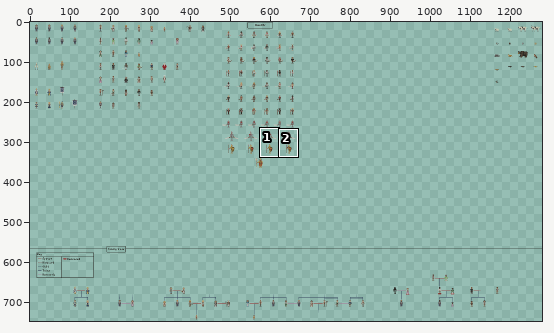
Two versions of one sprite sheet, Assets/Development/Dev_Characters/CharacterSheet.png. Above, an overview of the earlier version with the close-up marked.
Close-up. First the earlier version:
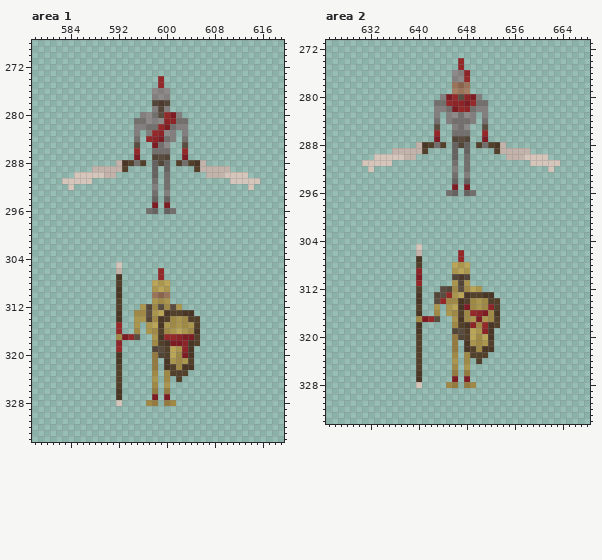
The file is 1280x1280 pixels. Colours within 5 levels of each other are drawn and written as one. Shown: area 1: x 578..619, y 268..334; area 2: x 625..668, y 271..334. The wide view leaves out empty margins. The commit also changed other parts of the picture, which this record leaves out.
Once edited:
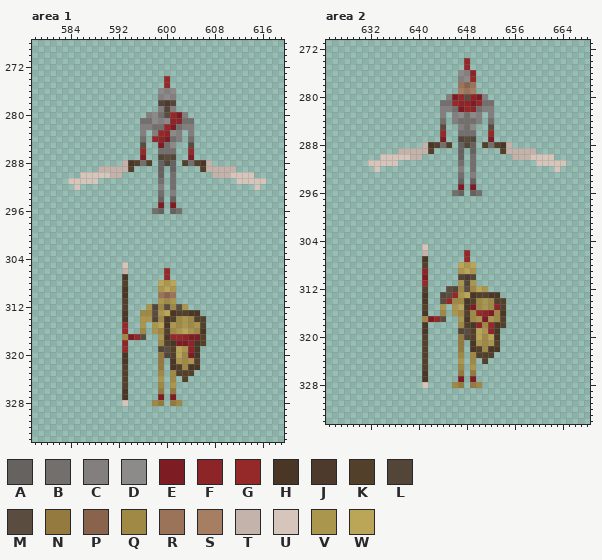
Palette (. is transparent): A #656260  B #726f6d  C #827f7e  D #8d8b8a  E #7e1c24  F #8d2428  G #952828  H #493625  J #4e3a2d  K #52402a  L #534639  M #5a4c3f  N #957a3f  P #8a634d  Q #a08845  R #9b7359  S #a67e61  T #c4b3ab  U #d5c5bb  V #ab964d  W #baa656
From old to new:
Area 1:
y 274..275: x 599..600 G. -> .G
y 276: x 598..601 DCD. -> .DCD
y 277: x 598..601 CDC. -> .CDC
y 278: x 598..601 LJL. -> .LJL
y 279: x 598..601 CLC. -> .CLC
y 280: x 596..603 CDBMGEC. -> .CDBMGEC
y 281: x 595 B -> .; x 597..600 DCDF -> BDCD; x 602 B -> F; x 604 . -> B
y 282: x 595 C -> .; x 597 B -> C; x 599..602 GEBC -> BGEB; x 604 . -> C
y 283: x 595..604 C.CGFDC.C. -> .C.CGFDC.C
y 284: x 595..604 B.GFEBC.B. -> .B.GFEBC.B
y 285: x 595..596 M. -> .M; x 598..601 EBD. -> .EBD; x 603..604 M. -> .M
y 286: x 595..596 G. -> .G; x 598 B -> .; x 601 . -> B; x 603..604 G. -> .G
y 287: x 595..596 E. -> .E; x 598..601 LML. -> .LML; x 603..604 E. -> .E
y 288: x 592..607 THKBK.ALA.KBKHT. -> .THKBK.ALA.KBKHT
y 289: x 588 T -> .; x 593..594 K. -> TK; x 598..601 A.A. -> .A.A; x 605..606 KT -> .K; x 611 . -> T
y 290: x 585 U -> .; x 590 T -> U; x 592 . -> T; x 598..601 A.B. -> .A.B; x 607 T -> .; x 610 U -> T; x 614 . -> U
y 291: x 583 U -> .; x 588 . -> U; x 598..601 B.B. -> .B.B; x 611 U -> .; x 616 . -> U
y 292: x 584..585 U. -> .U; x 598..601 C.B. -> .C.B; x 614..615 U. -> .U
y 293: x 598..601 B.C. -> .B.C
y 294: x 598..601 A.A. -> .A.A
y 295: x 598..601 E.E. -> .E.E
y 296: x 597..602 BA.AB. -> .BA.AB
y 305: x 592..593 U. -> .U
y 306: x 592..593 T. -> .T; x 599..600 G. -> .G
y 307: x 592..593 H. -> .H; x 599..600 G. -> .G
y 308: x 592..593 K. -> .K; x 598..601 WVW. -> .WVW
y 309: x 592..593 H. -> .H; x 598..601 VWV. -> .VWV
y 310: x 592..593 H. -> .H; x 598..601 RPR. -> .RPR
y 311: x 592..593 K. -> .K; x 598..601 VQV. -> .VQV
y 312: x 592..593 K. -> .K; x 596..603 VLQMQMV. -> .VLQMQMV
y 313: x 592..593 H. -> .H; x 595 Q -> .; x 597..601 MVWHK -> QMVWH; x 603 H -> K; x 605 . -> H
y 314: x 592..593 H. -> .H; x 595 V -> .; x 597..604 LQHKQVQK -> VLQHKQVQ; x 606 . -> K
y 315: x 592..593 G. -> .G; x 595..606 V.VWHVQVQVK. -> .V.VWHVQVQVK
y 316: x 592..593 G. -> .G; x 595..606 Q.VQKQVWVQH. -> .Q.VQKQVWVQH
y 317: x 592..596 QEGM. -> .QEGM; x 598..600 VHG -> .VH; x 602..603 FE -> GF; x 605..606 K. -> EK
y 318: x 592..593 F. -> .F; x 598..601 QKHE -> .QKH; x 603..606 FHK. -> EFHK
y 319: x 592..593 G. -> .G; x 598..605 LMKWVFH. -> .LMKWVFH
y 320: x 592..593 H. -> .H; x 598..605 NLKWQEH. -> .NLKWQEH
y 321: x 592..593 H. -> .H; x 598..605 N.HVQVK. -> .N.HVQVK
y 322: x 592..593 K. -> .K; x 598..603 N.HKQH -> .N.HKQ; x 605 . -> H
y 323: x 592..593 K. -> .K; x 598..601 Q.QK -> .Q.Q; x 604 . -> K
y 324: x 592..593 K. -> .K; x 598..603 V.Q.K. -> .V.Q.K
y 325: x 592..593 K. -> .K; x 598..601 Q.V. -> .Q.V
y 326: x 592..593 H. -> .H; x 598..601 N.N. -> .N.N
y 327: x 592..593 H. -> .H; x 598..601 E.E. -> .E.E
y 328: x 592..593 U. -> .U; x 597..602 QN.NQ. -> .QN.NQ
Area 2:
y 274..275: x 647..648 G. -> .G
y 276: x 646..649 DCF. -> .DCF
y 277: x 646..649 CDG. -> .CDG
y 278: x 646..649 RPR. -> .RPR
y 279: x 646..649 SRS. -> .SRS
y 280: x 644..651 CEGMFEC. -> .CEGMFEC
y 281: x 643 B -> .; x 645..646 GF -> BG; x 648..650 EGB -> FEG; x 652 . -> B
y 282: x 643 C -> .; x 645..650 BEGFBC -> CBEGFB; x 652 . -> C
y 283: x 643..652 C.CDBDC.C. -> .C.CDBDC.C
y 284: x 643..646 B.CB -> .B.C; x 649..652 C.B. -> BC.B
y 285: x 643..644 M. -> .M; x 646..649 CBD. -> .CBD; x 651..652 M. -> .M
y 286: x 643..644 G. -> .G; x 646 B -> .; x 649 . -> B; x 651..652 G. -> .G
y 287: x 643..644 E. -> .E; x 646..649 LML. -> .LML; x 651..652 E. -> .E
y 288: x 640..655 THKBK.ALA.KBKHT. -> .THKBK.ALA.KBKHT
y 289: x 636 T -> .; x 641..642 K. -> TK; x 646..649 A.A. -> .A.A; x 653..654 KT -> .K; x 659 . -> T
y 290: x 633 U -> .; x 638 T -> U; x 640 . -> T; x 646..649 A.B. -> .A.B; x 655 T -> .; x 658 U -> T; x 662 . -> U
y 291: x 631 U -> .; x 636 . -> U; x 646..649 B.B. -> .B.B; x 659 U -> .; x 664 . -> U
y 292: x 632..633 U. -> .U; x 646..649 C.B. -> .C.B; x 662..663 U. -> .U
y 293: x 646..649 B.C. -> .B.C
y 294: x 646..649 A.A. -> .A.A
y 295: x 646..649 E.E. -> .E.E
y 296: x 645..650 BA.AB. -> .BA.AB
y 305: x 640..641 U. -> .U
y 306: x 640..641 T. -> .T; x 647..648 G. -> .G
y 307: x 640..641 H. -> .H; x 647..648 G. -> .G
y 308: x 640..641 K. -> .K; x 646..649 WVW. -> .WVW
y 309: x 640..641 F. -> .F; x 646..649 VWV. -> .VWV
y 310: x 640..641 E. -> .E; x 646..649 LJL. -> .LJL
y 311: x 640..641 G. -> .G; x 646..649 VLV. -> .VLV
y 312: x 640..641 K. -> .K; x 644..651 MLQMQWV. -> .MLQMQWV
y 313: x 640..641 H. -> .H; x 643..649 LMGVWHK -> .LMGVWH; x 651 H -> K; x 653 . -> H
y 314: x 640..641 H. -> .H; x 643..645 MGQ -> .MG; x 647..652 HKQVQK -> QHKQVQ; x 654 . -> K
y 315: x 640..641 K. -> .K; x 643..654 V.VWHEQVQFK. -> .V.VWHEQVQFK
y 316: x 640..641 H. -> .H; x 643..654 Q.VQKQGFEQH. -> .Q.VQKQGFEQH
y 317: x 640..644 QEGM. -> .QEGM; x 646..654 VHQVEVQK. -> .VHQVEVQK
y 318: x 640..641 H. -> .H; x 646..654 QKHFQGHK. -> .QKHFQGHK
y 319: x 640..641 H. -> .H; x 646..653 LMKWVFH. -> .LMKWVFH
y 320: x 640..641 K. -> .K; x 646..653 NLKWQWH. -> .NLKWQWH
y 321: x 640..641 K. -> .K; x 646..653 N.HVQVK. -> .N.HVQVK
y 322: x 640..641 K. -> .K; x 646..651 N.HKQH -> .N.HKQ; x 653 . -> H
y 323: x 640..641 K. -> .K; x 646..649 Q.QK -> .Q.Q; x 652 . -> K
y 324: x 640..641 K. -> .K; x 646..651 V.Q.K. -> .V.Q.K
y 325: x 640..641 K. -> .K; x 646..649 Q.V. -> .Q.V
y 326: x 640..641 H. -> .H; x 646..649 N.N. -> .N.N
y 327: x 640..641 H. -> .H; x 646..649 E.E. -> .E.E
y 328: x 640..641 U. -> .U; x 645..650 QN.NQ. -> .QN.NQ
Boxes around the changes in both close-ups, in picture pixels (x1, y1, x2, y2):
changed: (62, 76, 266, 214)
changed: (116, 262, 206, 406)
changed: (362, 58, 566, 196)
changed: (416, 244, 506, 388)
